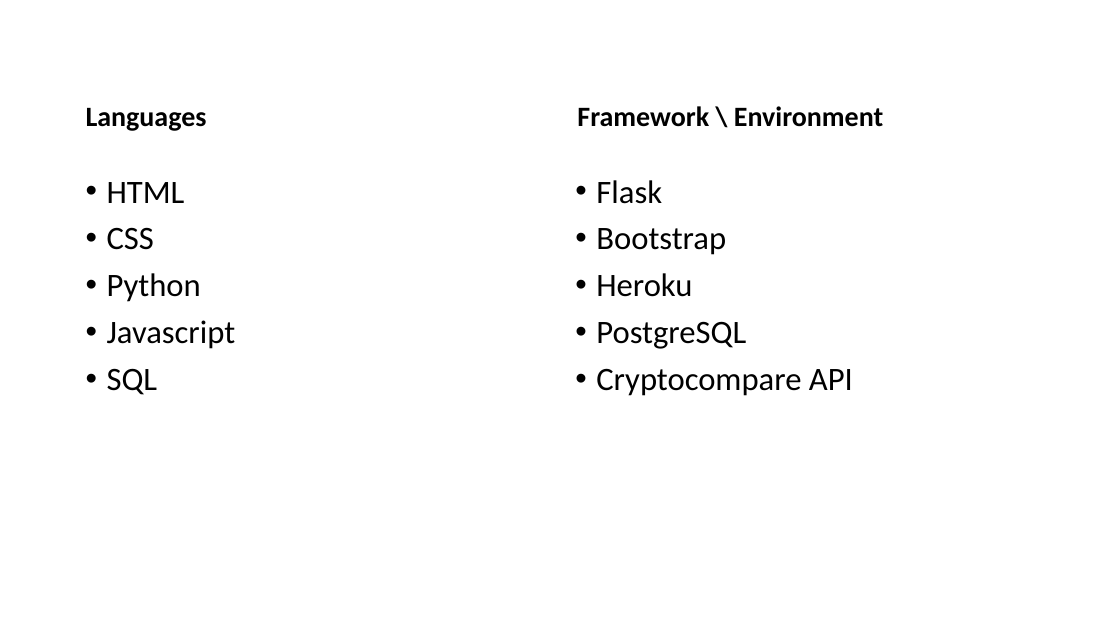
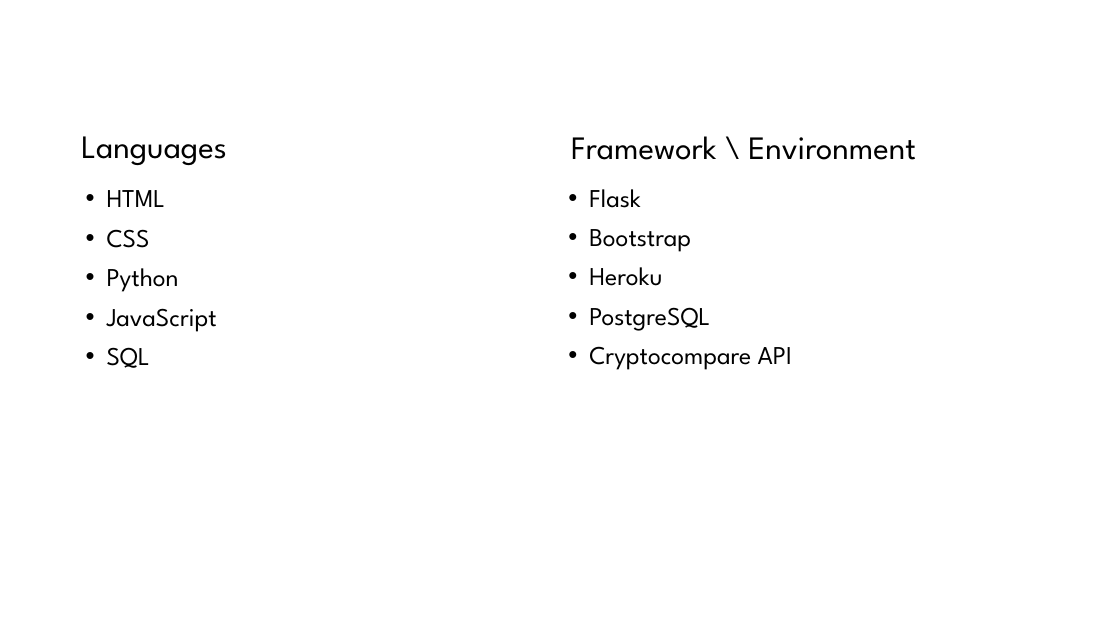
Before and after one commit to Andrew-Rendler/CSPB-3308-Project---Crypto-Tracker, a slide deck: slide 13 of CryptoTrackerPrez.pptx (slide 9 before the commit). Drawn at 1120x630 pixels with LibreOffice and Linux fonts; fonts in the diff are those of the drawing; background and template pictures are left out. Boxes give left, top, right and bottom in pixels: in the first picture for what was removed or moved away, otherwise in the second. Text is boxed around its words. In the diff, an @@ line names an element or a change of style, - is before the commit and + after.

Commit message:
ppt

```diff
--- a/CryptoTrackerPrez.pptx
+++ b/CryptoTrackerPrez.pptx
@@ text "Languages" moved from (x1=86, y1=108, x2=207, y2=131) to (x1=81, y1=136, x2=226, y2=165) @@
@@ text "Languages" at (x1=81, y1=136, x2=226, y2=165): size 24 to 28 pt, font Calibri to League Spartan, bold off @@
@@ text "Framework \ Environment" moved from (x1=577, y1=106, x2=883, y2=127) to (x1=571, y1=136, x2=916, y2=160) @@
@@ text "Framework \ Environment" at (x1=571, y1=136, x2=916, y2=160): size 24 to 28 pt, font Calibri to League Spartan, bold off @@
@@ text "HTML" moved from (x1=107, y1=182, x2=236, y2=395) to (x1=107, y1=190, x2=217, y2=368) @@
@@ text at (x1=107, y1=190, x2=179, y2=368): size 28 to 22 pt, font Calibri to League Spartan in "HTML", "CSS", "Python", "SQL" @@
@@ text "Flask" moved from (x1=596, y1=180, x2=853, y2=396) to (x1=589, y1=189, x2=792, y2=370) @@
@@ text "Flask" at (x1=589, y1=189, x2=792, y2=370): size 28 to 22 pt, font Calibri to League Spartan @@
@@ text at (x1=107, y1=308, x2=217, y2=332): text changed; size 28 to 22 pt; font Calibri to League Spartan @@
-• Javascript
+• JavaScript
```
Also in this commit, not shown: 8 other slides changed, 6 slides added, 2 slides removed.
